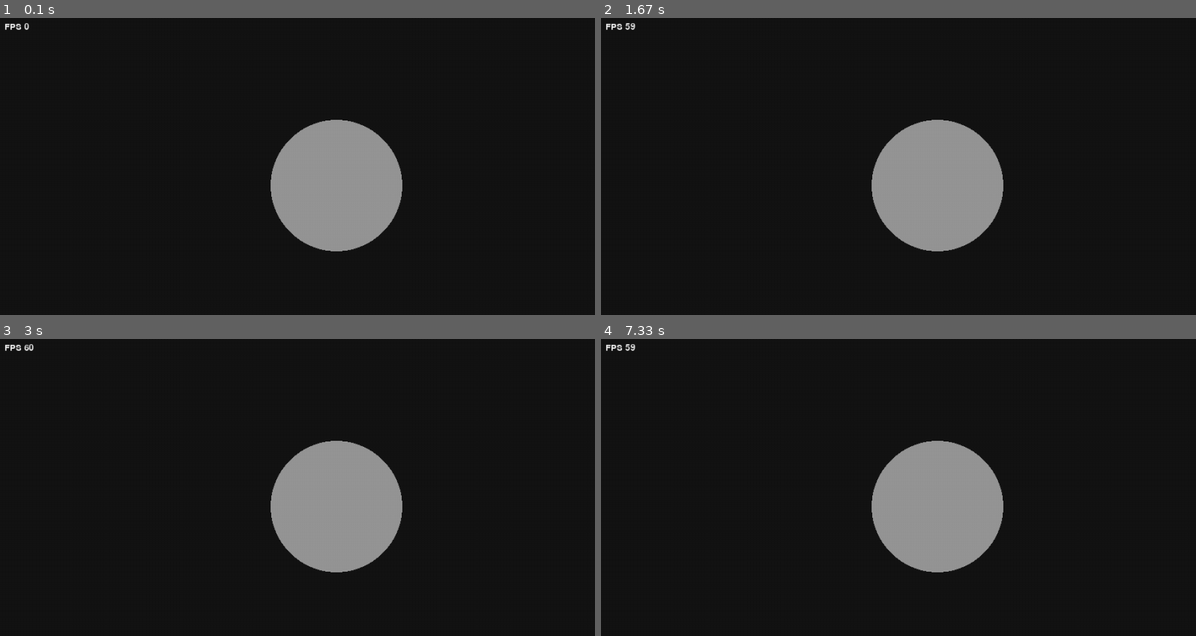
Above: before the commit, frames 1-4 (two rows, left to right).
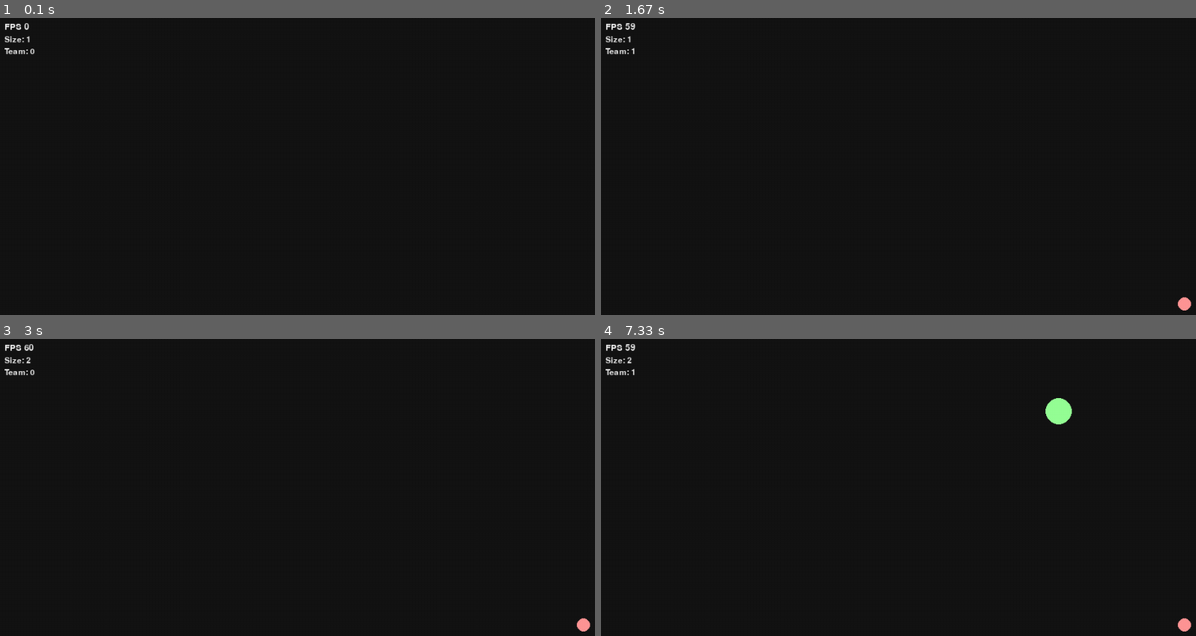
Above: after the commit, the same moments.

Repository: adoc/pieEngine
Game: pygame game, started from ameiosis/_exa_plots/pygame_test1.py
Two runs of this game, one before a commit and one after it. Both use one fixed random seed, a clock stepped at 60 frames per second and the inputs below.
Inputs (mouse positions are in pixels of both pictures, inside the frame that each line leads up to):
- Up to frame 1 (0.1 s): no input
- Up to frame 2 (1.67 s): right-click (725, 264) at 0.38 s; press the mouse at (725, 264) at 0.7 s; move the mouse to (958, 282) at 0.8 s; release the mouse at (1184, 303) at 0.93 s; hold Right 1-1.47 s; click (1130, 211) at 1.08 s; hold Up from 1.5 s (still down)
- Up to frame 3 (3 s): release Up at 1.8 s; hold Right 1.83-2.3 s; hold Left 2.33-2.87 s; hold Down from 2.9 s (still down)
- Up to frame 4 (7.33 s): release Down at 3.2 s; hold Left 3.23-3.63 s; hold Up 3.67-4.03 s; hold Right 4.07-4.7 s; hold Down 4.73-5.1 s; hold Left 5.13-5.6 s; hold Right 5.63-6.1 s; hold Up 6.13-6.43 s; move the mouse to (1059, 410) at 6.97 s; right-click (1059, 410) at 7.02 s; hold Left from 7.3 s (still down)

The runs differ from the first frame. In frame 1, 7.8% of the frame differs, in the area x 0-68%, y 6-79%; in frame 2, 7.9%; in frame 3, 7.9%; in frame 4, 8.2%, in the area x 0-100%, y 6-99%.

Commit message:
Refactor game and events. Build framework for pygame interface with the game. Added army spawning, size and team functionality.

Diff:
--- a/ameiosis/_exa_plots/pygame_test1.py
+++ b/ameiosis/_exa_plots/pygame_test1.py
@@ -1,37 +1,25 @@
-__author__ = 'coda'
-
-import sys
 import pygame
 import pygame.time
 from pygame.locals import *
 
-from ameiosis.game import Blob
+from ameiosis.game import CircleSprite, Ameosis
+
 
 if __name__ == "__main__":
     pygame.init()
 
     clock = pygame.time.Clock()
     screen = pygame.display.set_mode((1024, 512))
+    font = pygame.font.Font(None, 20)
 
-    background = pygame.Surface(screen.get_size())
-    background = background.convert()
-    background.fill((20, 20, 20))
+    game = Ameosis(screen, clock)
 
-    if pygame.font:
-        font = pygame.font.Font(None, 20)
-
-    b1 = Blob(1)
-
-    while 1:
+    while not game.done:
+        # Last to blit overlay(s).
         text = font.render("FPS %d" % clock.get_fps(), 1, (240, 240, 240))
         screen.blit(text, (8,8))
-        for event in pygame.event.get():
-            if event.type == QUIT:
-                sys.exit(0)
-            elif event.type == KEYDOWN and event.key == K_ESCAPE:
-                sys.exit(0)
-        clock.tick(60)
-        pygame.display.flip()
 
-        screen.blit(background, (0, 0))
-        b1.draw(screen, 10)
+        game.buffer()
+        game.handle_events()
+        game.draw()
+        game.draw_debug()
--- /dev/null
+++ b/ameiosis/framework.py
@@ -0,0 +1,111 @@
+import pygame.sprite
+from pygame.locals import *
+
+
+class ClickPointSprite(pygame.sprite.Sprite):
+    def __init__(self, x, y):
+        self.rect = pygame.Rect((x, y), (1,1))
+        self.radius = 1
+
+
+class EventsMixin:
+    def ev_mouse_down(self, ev):
+        pass
+
+    def ev_mouse_up(self, ev):
+        pass
+
+    def ev_mouse_motion(self, ev):
+        pass
+
+    def ev_key_down(self, ev):
+        pass
+
+    def ev_key_up(self, ev):
+        pass
+
+    def handle_events(self):
+        for event in pygame.event.get():
+            if event.type == QUIT:
+                self.quit()
+            elif event.type == KEYDOWN:
+                self.ev_key_down(event)
+            elif event.type == KEYUP:
+                self.ev_key_up(event)
+            elif event.type == MOUSEBUTTONDOWN:
+                self.ev_mouse_down(event)
+            elif event.type == MOUSEBUTTONUP:
+                self.ev_mouse_up(event)
+            elif event.type == MOUSEMOTION:
+                self.ev_mouse_motion(event)
+
+
+class DragHandler(set):
+    def __init__(self, *draggable):
+        set.__init__(self, *draggable)
+
+    @property
+    def dragging(self):
+        for sprite in self:
+            if sprite.dragging:
+                yield sprite
+
+    def check(self, x, y):
+        self.__click_sprite = ClickPointSprite(x, y)
+        for sprite in self:
+            if pygame.sprite.collide_circle(self.__click_sprite, sprite):
+                sprite.drag(self.__click_sprite)
+
+    def move(self, x, y):
+        self.__click_sprite.rect.center = (x, y)
+
+    def un_drag(self):
+        for sprite in self.dragging:
+            sprite.un_drag()
+
+
+class Game(EventsMixin):
+    def __init__(self, surface, clock, target_fps=60,
+                 background_color=(20, 20, 20)):
+        EventsMixin.__init__(self)
+        self._drag_handler = DragHandler()
+        self._surface = surface
+        self.__clock = clock
+        self.__done = False
+        self.__target_fps = target_fps
+
+        self.__mouse_left_down = False
+
+        self.__background = pygame.Surface(self._surface.get_size())
+        self.__background = self.__background.convert()
+        self.__background.fill(background_color)
+
+        self._debug_font = pygame.font.Font(None, 18)
+
+    def ev_mouse_down(self, ev):
+        if ev.button == 1:
+            self.__mouse_left_down = True
+            self._drag_handler.check(*ev.pos)
+
+    def ev_mouse_up(self, ev):
+        if ev.button == 1:
+            self.__mouse_left_down = False
+            self._drag_handler.un_drag()
+
+    def ev_mouse_motion(self, ev):
+        if self.__mouse_left_down:
+            self._drag_handler.move(*ev.pos)
+
+    def quit(self):
+        self.__done = True
+
+    @property
+    def done(self):
+        return self.__done
+
+    def buffer(self):
+        self.__clock.tick(60)
+        pygame.display.flip()
+
+    def draw(self):
+        self._surface.blit(self.__background, (0, 0))
--- a/ameiosis/game.py
+++ b/ameiosis/game.py
@@ -1,17 +1,134 @@
 import pygame
-import pygame.sprite
-import pygame.draw
+from pygame.locals import *
+
+from ameiosis.framework import ClickPointSprite, Game
 
 
-class Blob(pygame.sprite.Sprite):
-    def __init__(self, size):
+class CircleSprite(pygame.sprite.Sprite):
+    def __init__(self, size, pos):
         pygame.sprite.Sprite.__init__(self)
         self.size = size
         self._size_mult = 10
-        self.color = (150,150,150)
+
+        self.color_offset = 20
+        self._color = (150, 150, 150)
+        self.__coord = pos
+
+        self.un_drag()
+
+    def un_drag(self):
+        self.dragging = False
+        self.drag_sprite = ClickPointSprite(*self.__coord)
+
+    def drag(self, drag_sprite):
+        self.dragging = True
+        self.drag_sprite = drag_sprite
+
+    @property
+    def color(self):
+        if self.dragging:
+            color_0 = self._color[0] + self.color_offset
+            color_1 = self._color[1] + self.color_offset
+            color_2 = self._color[2] + self.color_offset
+            return (color_0 < 256 and color_0 or 255,
+                    color_1 < 256 and color_1 or 255,
+                    color_2 < 256 and color_2 or 255)
+        else:
+            return self._color
+
+    @property
+    def coord(self):
+        return self.__coord
+
+    @property
+    def radius(self):
+        return self.size * self._size_mult
+
+    def update(self):
+        if self.dragging:
+            self.__coord = self.drag_sprite.rect.center
+
+    def draw(self, surface):
+        self.rect = pygame.draw.circle(surface, self.color, self.coord,
+                                       self.radius)
 
 
-    def draw(self, surface, size):
-        s_rect = surface.get_rect()
-        size = size * self._size_mult
-        self.rect = pygame.draw.circle(surface, self.color, (s_rect[-2]//2, s_rect[-1]//2), size)
+class Army(CircleSprite):
+    def __init__(self, size, team, pos):
+        CircleSprite.__init__(self, size, pos)
+        self.__team = 0
+
+        if team == 0:
+            self._color = (255,150,150)
+        elif team ==1:
+            self._color = (150,255,150)
+
+
+class Ameosis(Game):
+    def __init__(self, surface, clock, *objs, **kwa):
+        Game.__init__(self, surface, clock, **kwa)
+
+        self.__objs = list(objs)
+        self._drag_handler.update(objs)
+        self.__spawn_size = 1
+        self.__spawn_team = 0
+
+    @property
+    def spawn_size(self):
+        return self.__spawn_size
+
+    @spawn_size.setter
+    def spawn_size(self, val):
+        if val > 10:
+            self.__spawn_size = 10
+        elif val < 1:
+            self.__spawn_size = 1
+        else:
+            self.__spawn_size = val
+
+    @property
+    def spawn_team(self):
+        return self.__spawn_team
+
+    @spawn_team.setter
+    def spawn_team(self, val):
+        if val > 1:
+            self.__spawn_team = 1
+        elif val < 0:
+            self.__spawn_team = 0
+        else:
+            self.__spawn_team = val
+
+    def ev_key_up(self, ev):
+        Game.ev_key_up(self, ev)
+        if ev.key == K_UP:
+            self.spawn_size += 1
+        elif ev.key == K_DOWN:
+            self.spawn_size -= 1
+        elif ev.key == K_RIGHT:
+            self.spawn_team += 1
+        elif ev.key == K_LEFT:
+            self.spawn_team -= 1
+
+    def ev_mouse_down(self, ev):
+        Game.ev_mouse_down(self, ev)
+        if ev.button == 3:
+            army = Army(self.__spawn_size, self.__spawn_team, ev.pos)
+            self.__objs.append(army)
+            self._drag_handler.add(army)
+
+    def draw_debug(self):
+        self._surface.blit(
+            self._debug_font.render(
+                        "Size: %s" % (self.__spawn_size), 1, (240, 240, 240)),
+            (8, 28))
+        self._surface.blit(
+            self._debug_font.render(
+                        "Team: %s" % (self.__spawn_team), 1, (240, 240, 240)),
+            (8, 28+18))
+
+    def draw(self):
+        Game.draw(self)
+        for obj in self.__objs:
+            obj.update()
+            obj.draw(self._surface)
